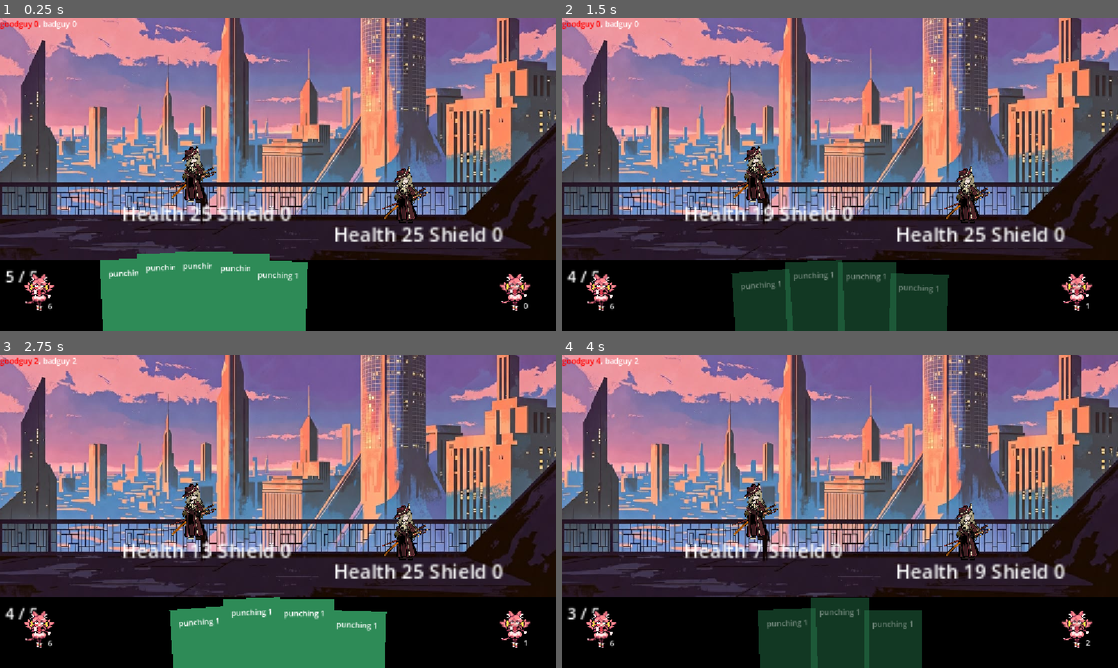
Above: before the commit, frames 1-4 (two rows, left to right).
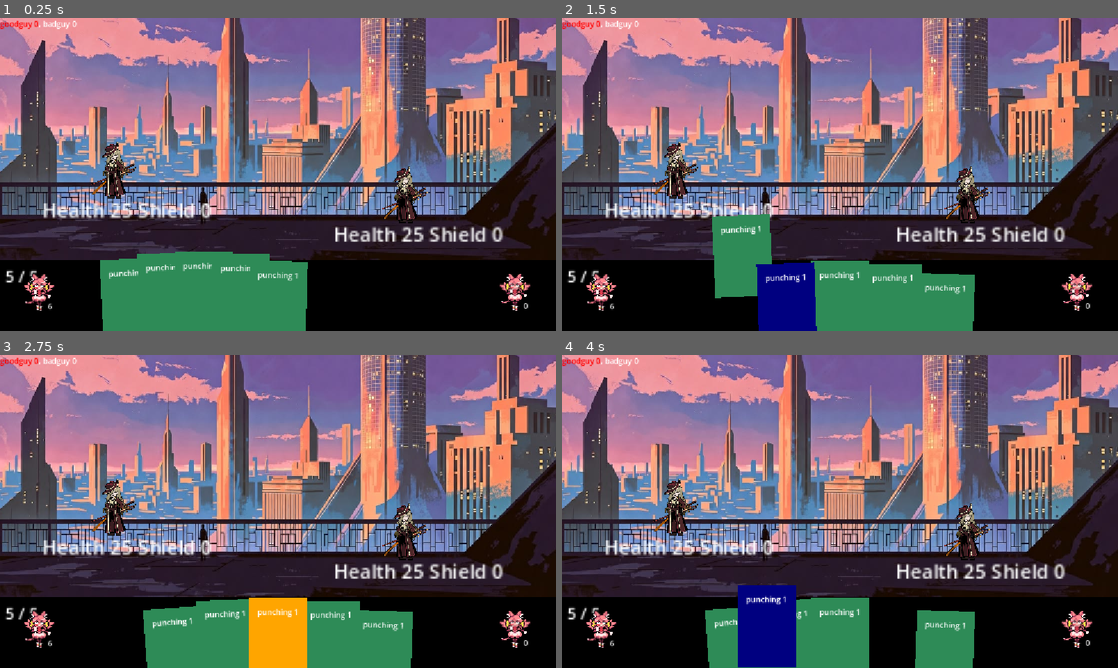
Above: after the commit, the same moments.

Repository: mewmewmyagic/card-game-main
Game: Godot game, scene res://scenes/BatttleScene.tscn
Two runs of this game, one before a commit and one after it. Both use one fixed random seed, a clock stepped at 60 frames per second and the inputs below.
Inputs (mouse positions are in pixels of both pictures, inside the frame that each line leads up to):
- Up to frame 1 (0.25 s): no input
- Up to frame 2 (1.5 s): drag from (734, 312) to (756, 174) at 0.52 s; drag from (773, 309) to (756, 174) at 1.27 s
- Up to frame 3 (2.75 s): move the mouse to (250, 639) at 2.02 s; press the mouse at (250, 639) at 2.03 s
- Up to frame 4 (4 s): release the mouse at (812, 639) at 2.75 s; tap Enter at 2.75 s; drag from (867, 639) to (967, 530) at 2.77 s; drag from (901, 652) to (773, 642) at 3.52 s

The runs differ from the first frame. In frame 1, 2.6% of the frame differs, in the area x 7-53%, y 39-66%; in frame 2, 14%, in the area x 0-95%, y 39-100%; in frame 3, 7.6%; in frame 4, 13%.

Commit message:
Update BatttleScene.tscn

Diff:
--- a/scenes/BatttleScene.tscn
+++ b/scenes/BatttleScene.tscn
@@ -66,7 +66,7 @@
 metadata/_custom_type_script = "uid://yt5bgjthmi7b"
 
 [node name="Character" parent="BattleState" unique_id=1903320986 node_paths=PackedStringArray("battle_state") instance=ExtResource("4_0yjdt")]
-position = Vector2(400, 323)
+position = Vector2(235, 316)
 scale = Vector2(0.5, 0.5)
 stats = ExtResource("6_hvhqn")
 myname = "goodguy"
